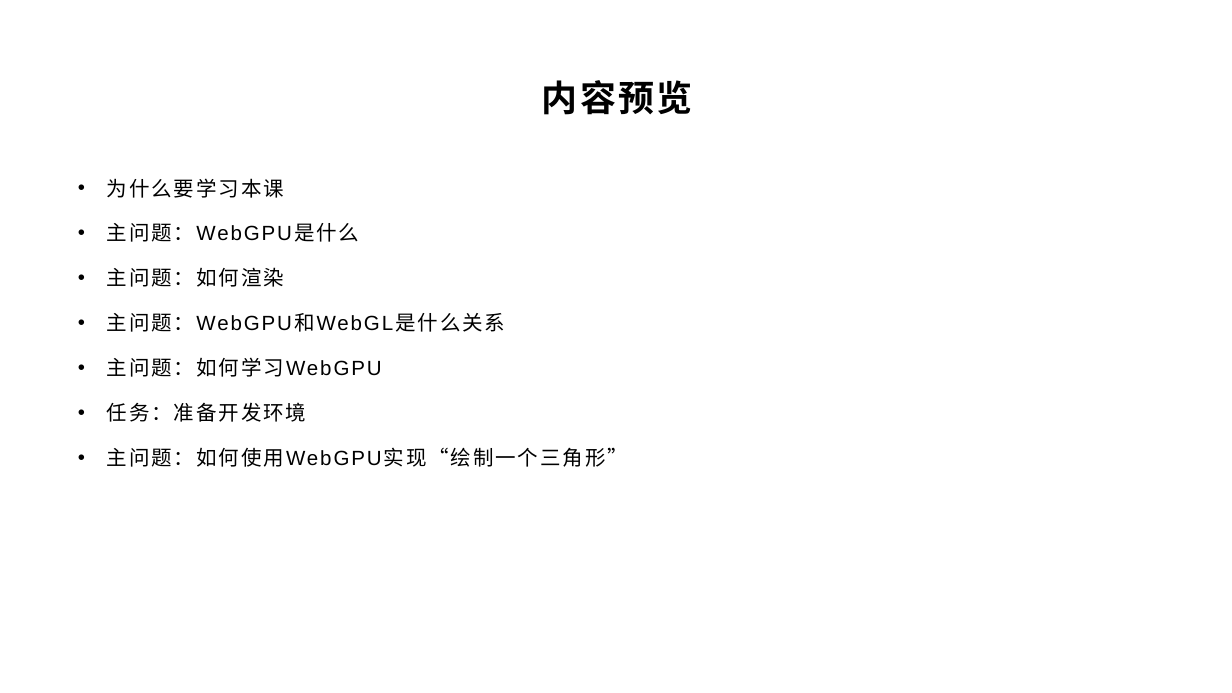
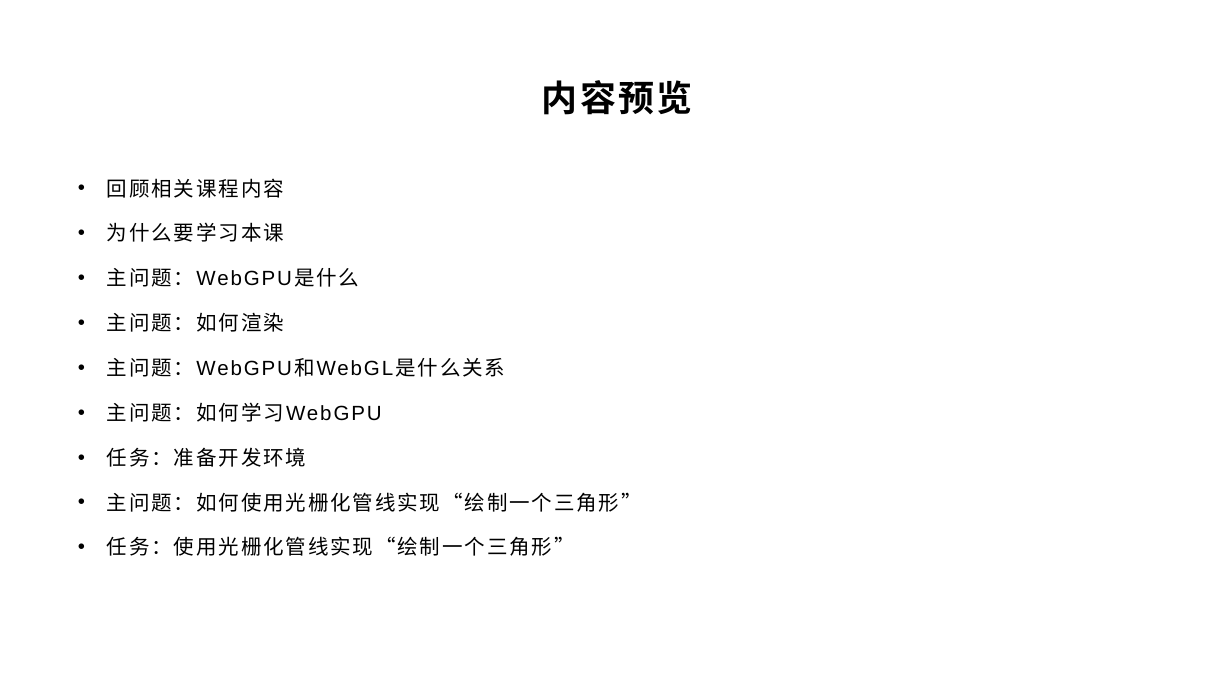
Before and after one commit to yyc-git/PotorealisticRenderEdu-3, a slide deck: slide 3 of lessons/2_triangle/ppt/第二节课.pptx. Drawn at 1232x693 pixels with LibreOffice and Linux fonts; fonts in the diff are those of the drawing; background and template pictures are left out. Boxes give left, top, right and bottom in pixels: in the first picture for what was removed or moved away, otherwise in the second. Text is boxed around its words. In the diff, an @@ line names an element or a change of style, - is before the commit and + after.

```diff
--- a/lessons/2_triangle/ppt/第二节课.pptx
+++ b/lessons/2_triangle/ppt/第二节课.pptx
@@ text at bbox=[107, 178, 284, 198]: paragraph added @@
+• 回顾相关课程内容
@@ text at bbox=[107, 492, 642, 556]: text changed @@
-• 主问题：如何使用WebGPU实现“绘制一个三角形”
+• 主问题：如何使用光栅化管线实现“绘制一个三角形”
+• 任务：使用光栅化管线实现“绘制一个三角形”
```
Also in this commit, not shown: 6 other slides changed, 4 slides added, 1 slide removed, 4 other files.
